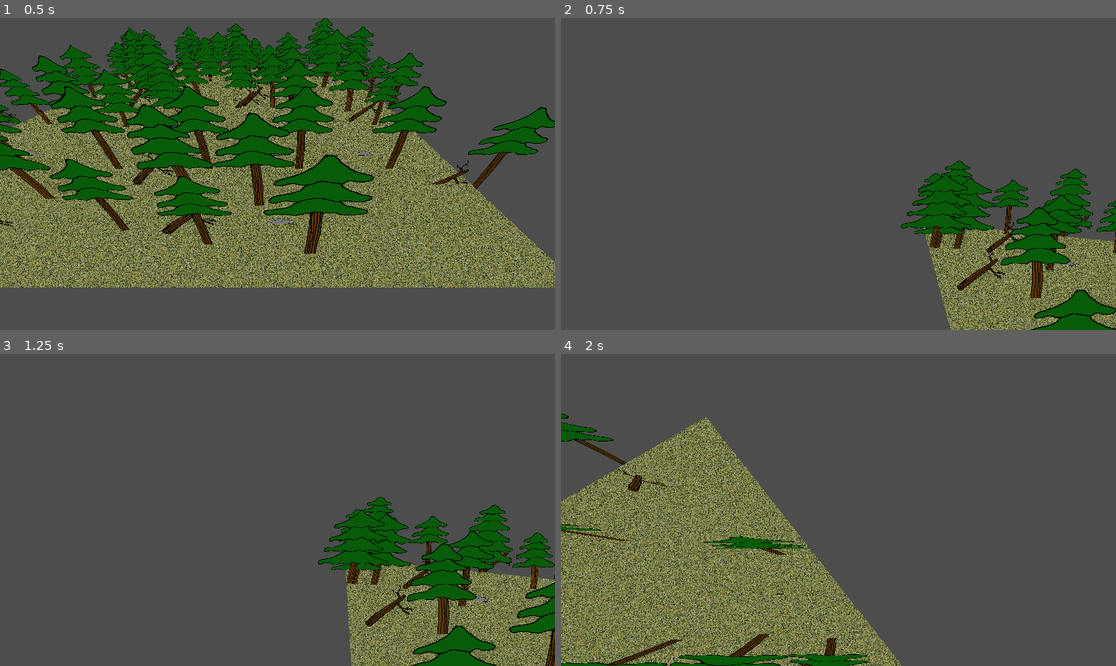
Above: before the commit, frames 1-4 (two rows, left to right).
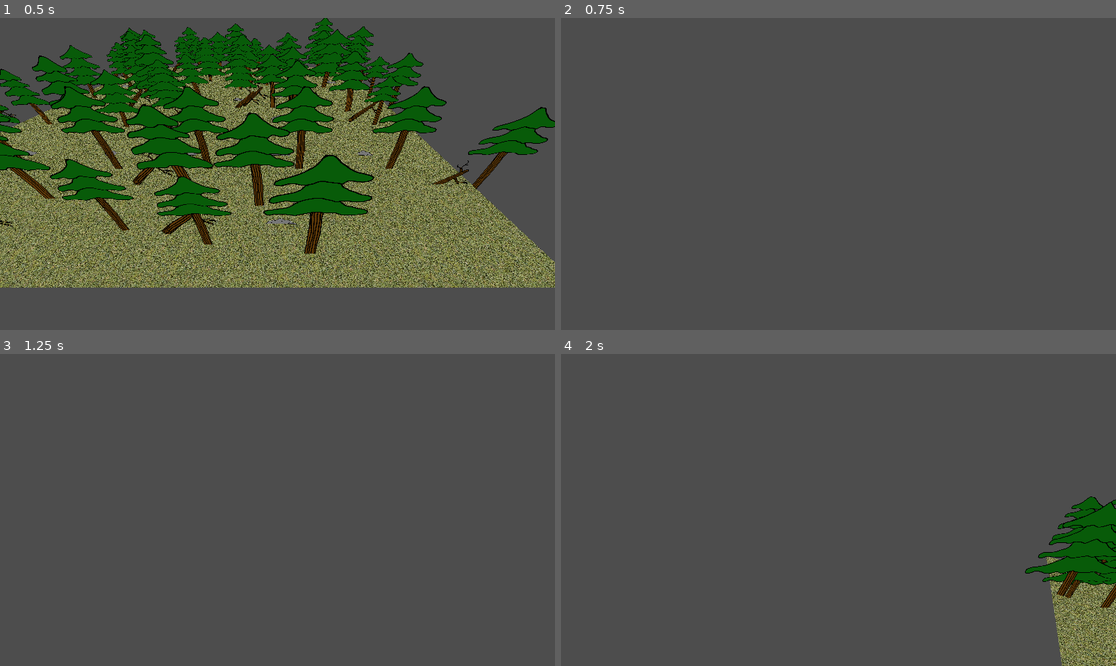
Above: after the commit, the same moments.

Repository: bluegill2000/Godot-Experiments
Game: Godot game, scene res://scenes/pine_forest.tscn
Same seed, same stepped clock (60 frames per second), same inputs: the game is played once before the commit and once after it.
Inputs (mouse positions are in pixels of both pictures, inside the frame that each line leads up to):
- Up to frame 1 (0.5 s): no input
- Up to frame 2 (0.75 s): tap Enter at 0.5 s; move the mouse to (960, 158) at 0.52 s; hold D (move_right) from 0.53 s (still down); tap R at 0.6 s; click (960, 158) at 0.67 s
- Up to frame 3 (1.25 s): keep holding D (move_right)
- Up to frame 4 (2 s): move the mouse to (727, 525) at 1.27 s; release D (move_right) at 1.28 s; hold S (move_backward) from 1.28 s (still down); tap R at 1.35 s; click (727, 525) at 1.42 s

Frame 1 is identical in both runs. In frame 2, 14% of the frame differs, in the area x 61-100%, y 45-100%; in frame 3, 16%; in frame 4, 37%, in the area x 0-100%, y 19-100%.

Commit message:
Godot certified camera control

Diff:
--- a/Map Generation/scripts/camera_controller.gd
+++ b/Map Generation/scripts/camera_controller.gd
@@ -1,10 +1,10 @@
 extends Node3D
 
 const speed: float = 6
-const mouse_speed: float = 0.3
+const mouse_speed: float = -0.01
 
-#var camera_anlge: float = 0
-var camera_pitch: float = 0
+var camera_rot_x: float = 0
+var camera_rot_y: float = 0
 
 # Called when the node enters the scene tree for the first time.
 func _ready():
@@ -27,11 +27,11 @@
 
 	# Rotational movement
 	if event is InputEventMouseMotion and Input.MOUSE_MODE_CAPTURED:
-		var yaw = event.relative.x
-		var pitch = event.relative.y
+		camera_rot_x += event.relative.x * mouse_speed
+		camera_rot_y += event.relative.y * mouse_speed
 
-		pitch = clamp(pitch, -90 - camera_pitch, 90 - camera_pitch)
-		camera_pitch += pitch
+		camera_rot_y = clamp(camera_rot_y, deg_to_rad(-90), deg_to_rad(90))
 
-		rotate_y(deg_to_rad((-yaw)))
-		rotate_object_local(Vector3(1, 0, 0), deg_to_rad(-pitch))
+		transform.basis = Basis()
+		rotate_object_local(Vector3.UP, camera_rot_x)
+		rotate_object_local(Vector3.RIGHT, camera_rot_y)
